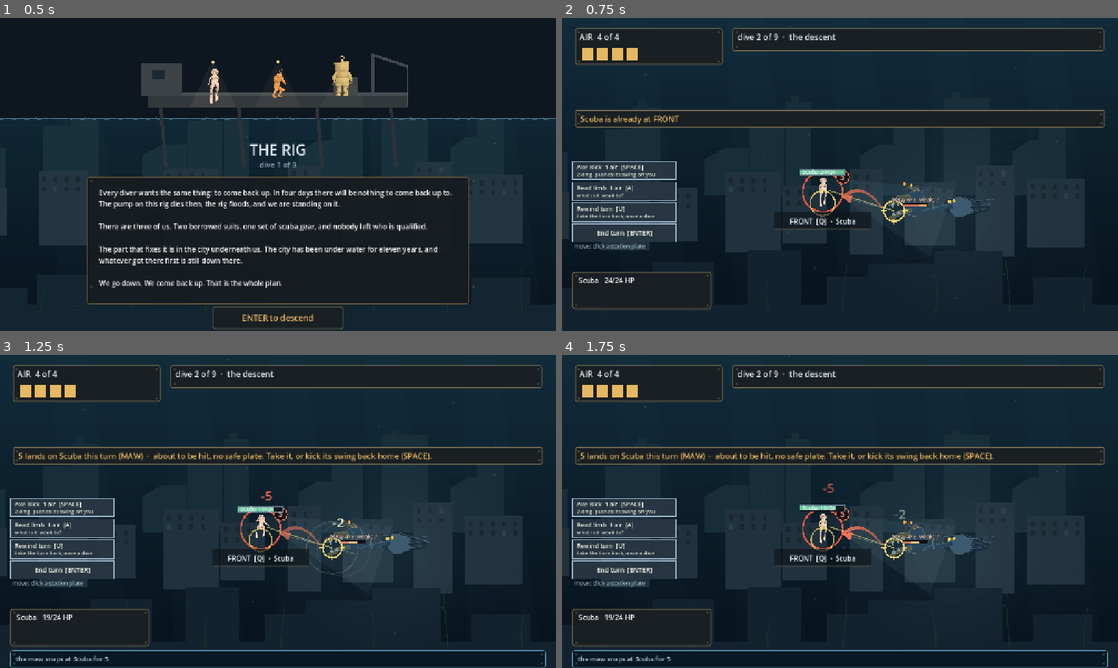
Above: before the commit, frames 1-4 (two rows, left to right).
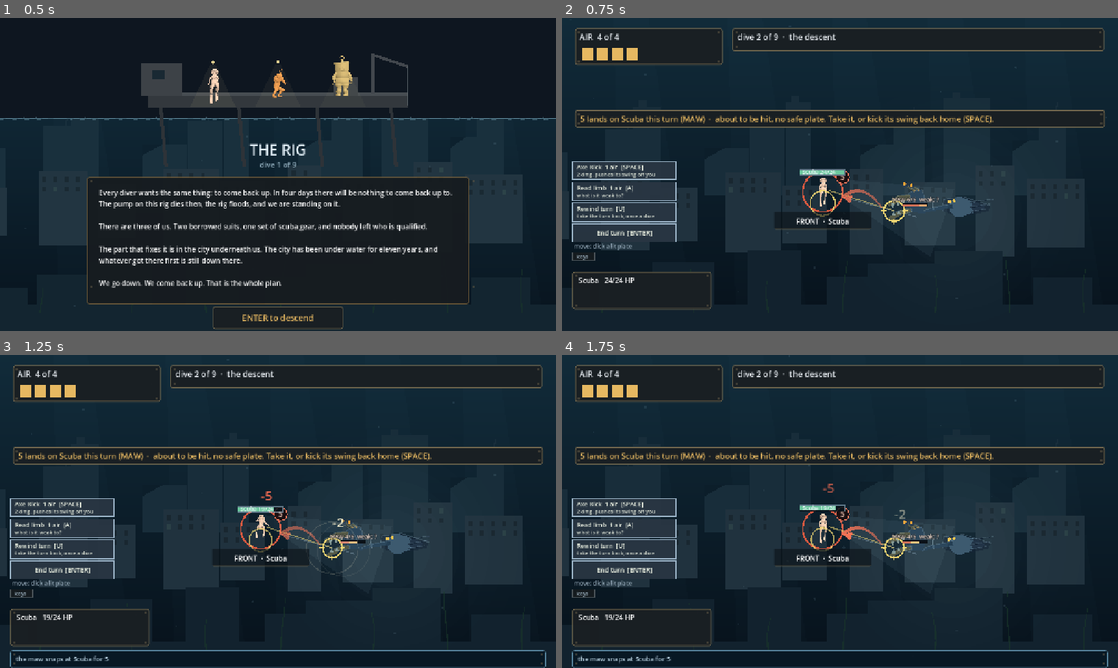
Above: after the commit, the same moments.

Repository: ImmortalDemonGod/salvage
Game: Godot game, scene res://game/main.tscn
Two runs of this game, one before a commit and one after it. Both use one fixed random seed, a clock stepped at 60 frames per second and the inputs below.
Inputs (mouse positions are in pixels of both pictures, inside the frame that each line leads up to):
- Up to frame 1 (0.5 s): no input
- Up to frame 2 (0.75 s): tap Enter at 0.5 s; move the mouse to (962, 158) at 0.52 s; hold Right from 0.53 s (still down); tap Tab at 0.6 s; click (962, 158) at 0.67 s
- Up to frame 3 (1.25 s): keep holding Right; tap Space at 0.77 s; tap Enter at 0.8 s
- Up to frame 4 (1.75 s): release Right at 1.25 s; drag from (728, 527) to (812, 574) at 1.27 s

Frame 1 is identical in both runs. In frame 2, 1.1% of the frame differs, in the area x 1-78%, y 31-78%; in frame 3, 0.3%; in frame 4, 0.3%.

Commit message:
the one-rule grammar: occupied is WHO, empty-lit is WHERE, the creature is WHAT
The team ruling built: a diver's body selects and only selects (whole
sprite, not a chest circle; your own sprite is transparent because
re-selecting yourself is a no-op and over the belly it shadowed the
creature); a plate wearing a diver's name selects that diver, which is
what a plate wearing a name promises; an empty lit plate moves; the
creature attacks; station rings stop being click targets. The keyboard
collapses to two advertised keys: TAB cycles divers, arrows walk a
gold pointer along the lit plates and ENTER goes there (browsing
destinations no longer spends the free move). The plate letters are
gone; a quiet keys button under the action column opens the full
shortcut list; every old key stays bound and silent. Hint gate speaks
the new grammar; door gate green with 15 keys.

Known red, recorded: verify/mouserun.mjs cannot finish fight1 under
the new grammar. The sim mirror proves every verb lands by click, so
this is the blind driver's policy (its sweep decides its attack
station by accident), not the game; the driver is queued for a rewrite
at the end of the sprint, after the team-facing features.

Diff:
--- a/game/main.gd
+++ b/game/main.gd
@@ -773,8 +773,7 @@
 				break
 		if safe_far >= 0 and combat.can_move_now(int(d.id)):
 			_hint_station = safe_far
-			return "Nothing in reach from this station. Move to the glowing plate (press %s), or click it.%s" % [
-				["Q", "W", "E", "R", "T"][safe_far],
+			return "Nothing in reach from this station. Click the glowing plate, or arrows then ENTER.%s" % [
 				" Moving is free." if combat.move_cost(int(d.id)) == 0 else " A second move costs 1 air."]
 		return "Press ENTER to end the turn."
 	# standing somewhere an attack is about to land
@@ -883,8 +882,7 @@
 				break
 	if refuge >= 0 and combat.can_move_now(int(d.id)):
 		_hint_station = refuge
-		var t := "%s  ·  about to be hit: Move to the glowing plate (press %s)" % [
-			_incoming(d), ["Q", "W", "E", "R", "T"][refuge]]
+		var t := "%s  ·  about to be hit: Move to the glowing plate (click it)" % _incoming(d)
 		return t + ("   " + kill + "." if kill != "" else ".")
 	if kill != "":
 		var only: String = kill.trim_prefix("or ")
@@ -1166,7 +1164,7 @@
 		for od in combat.divers:
 			if not od.down and int(od.station) == i:
 				occ_name = "  ·  %s" % String(od.dname)
-		lbl.text = "%s  [%s]%s" % [Combat.STATION_NAMES[i], String(keys2[i]), occ_name]
+		lbl.text = "%s%s" % [Combat.STATION_NAMES[i], occ_name]
 	# A cut line must READ as a cut line. This showed "AIR 3 / 3" after the
 	# umbilical rule fired, so the pool and its ceiling shrank together and
 	# the player could not tell anything had been taken from them.
@@ -1367,6 +1365,27 @@
 # Every sim-legal action has a button; the keyboard is a shortcut for the
 # same dispatcher. Legality is answered by trying the action on a CLONE,
 # so the greyed state can never disagree with what a press would do.
+func _keys_rect() -> Rect2:
+	return Rect2(Vector2(BAR_X, BAR_TOP + float(bar_buttons().size()) * (BAR_H + BAR_GAP) + 16.0), Vector2(52.0, 20.0))
+
+func _lit_stations() -> Array:
+	var out: Array = []
+	if combat == null or combat.outcome != "ongoing":
+		return out
+	var d = combat.divers[selected]
+	if d.down or not combat.can_move_now(selected):
+		return out
+	for st in combat.OPEN_STATIONS:
+		if int(st) == int(d.station):
+			continue
+		var busy := false
+		for o in combat.divers:
+			if not o.down and int(o.station) == int(st):
+				busy = true
+		if not busy:
+			out.append(int(st))
+	return out
+
 func action_legal(id: String) -> bool:
 	if combat == null or combat.outcome != "ongoing":
 		return false
@@ -1443,6 +1462,9 @@
 var _dive := 0.0        # seconds left of the descent between beats
 var _won := ""
 var _hint_station := -1
+# the arrow-highlight: which lit destination the arrows are pointing at
+var _arrow_pick := -1
+var _keys_menu := false
 
 func _after() -> void:
 	if combat != null and combat.outcome != "ongoing":
@@ -1491,21 +1513,33 @@
 		KEY_SPACE: player_ability(0)
 		KEY_F: player_ability(1)
 		KEY_LEFT, KEY_RIGHT:
-			# step along the open stations, because a player who does not
-			# know the letters yet still knows the arrows
+			# arrows point, ENTER goes: stepping used to MOVE instantly,
+			# which made browsing destinations spend the free move. The
+			# arrows now walk a highlight along the legal (lit) plates.
 			if combat != null:
-				var open: Array = combat.OPEN_STATIONS
-				var at: int = open.find(int(combat.divers[selected].station))
+				var legal2: Array = _lit_stations()
+				if legal2.is_empty():
+					return
+				var cur: int = legal2.find(_arrow_pick)
 				var step: int = -1 if k == KEY_LEFT else 1
-				if at >= 0:
-					player_move(int(open[posmod(at + step, open.size())]))
+				_arrow_pick = int(legal2[posmod(cur + step, legal2.size())]) if cur >= 0 else int(legal2[0])
+				queue_redraw()
+		KEY_TAB:
+			if combat != null and combat.divers.size() > 0:
+				_select(posmod(selected + 1, combat.divers.size()))
+				_arrow_pick = -1
+				_refresh()
 		KEY_UP, KEY_DOWN:
 			if combat != null and combat.divers.size() > 1:
 				_select(posmod(selected + (1 if k == KEY_DOWN else -1), combat.divers.size()))
+				_arrow_pick = -1
 				_refresh()
 		KEY_ENTER:
 			if combat == null:
 				run.advance(); combat = run.combat; selected = 0; _refresh()
+			elif _arrow_pick >= 0:
+				player_move(_arrow_pick)
+				_arrow_pick = -1
 			else:
 				player_end_turn()
 
@@ -1975,6 +2009,10 @@
 	if combat == null:
 		run.advance(); combat = run.combat; selected = 0; _refresh()
 		return
+	if _keys_rect().has_point(at):
+		_keys_menu = not _keys_menu
+		queue_redraw()
+		return
 	# the action bar first: it sits over nothing else clickable
 	var btns: Array = bar_buttons()
 	for i in range(btns.size()):
@@ -1987,49 +2025,48 @@
 			_select(i)
 			_refresh()
 			return
-	# a diver's body selects the diver; the third playtest clicked bodies
-	# expecting exactly that and moved someone instead. The SELECTED
-	# diver's body falls through to the attack path: with UNDER below the
-	# belly, its occupant's select radius shadowed the whole creature and
-	# mouse attacks silently died (the mouserun gate caught it as fifteen
-	# turns of clicks that never landed)
+	# THE ONE-RULE GRAMMAR (team ruling, Aug 7): occupied = WHO,
+	# empty-lit = WHERE, creature = WHAT. A diver's body SELECTS, always
+	# and only: two clicks 30px apart on one sprite doing different verbs
+	# is what the artist and his brother both hit. Whole-sprite zone, not
+	# a chest circle.
 	for i in range(combat.divers.size()):
 		var dd = combat.divers[i]
-		if i != selected and not dd.down and at.distance_to(diver_foot(dd) + Vector2(0, -40)) < 30.0:
+		if dd.down or i == selected:
+			# your own sprite is transparent: re-selecting yourself is a
+			# no-op, and over the belly it shadowed the creature (the
+			# mouserun gate caught that once already)
+			continue
+		var foot: Vector2 = diver_foot(dd)
+		if Rect2(foot + Vector2(-34.0, -104.0), Vector2(68.0, 116.0)).has_point(at):
 			_select(i)
 			_refresh()
 			return
-	# the ground plates are the movement handles: labeled, keyed, and
-	# glowing when the prompt points at one. They exist because UNDER now
-	# sits beneath the belly, where a bare click radius and the creature's
-	# own body fought over the same pixels (clicking the crab MOVED you
-	# under it; the mouserun gate caught fifteen turns of that)
+	# a plate wearing a diver's name selects that diver, which is what a
+	# plate wearing a name promises. An empty open plate is a move
+	# destination for the selected diver; your own plate swings.
 	for st in range(5):
 		if not combat.station_open(st):
 			continue
 		var chip: Control = ui_stations[st]
 		if chip.visible and Rect2(chip.position, chip.size).has_point(at):
-			var d0 = combat.divers[selected]
-			if int(d0.station) == st:
+			var occ := -1
+			for i2 in range(combat.divers.size()):
+				if not combat.divers[i2].down and int(combat.divers[i2].station) == st:
+					occ = i2
+			if occ == selected and occ >= 0:
 				player_ability(0)
+			elif occ >= 0:
+				_select(occ)
+				_refresh()
 			else:
 				player_move(st)
 			return
-	# the creature before bare station rings: a click on the body is the
-	# attack, from wherever the selected diver stands
+	# the creature is the attack, from wherever the selected diver stands.
+	# Station rings are not click targets any more: one target per verb.
 	if at.distance_to(_body_at()) < 130.0:
 		player_ability(0)
 		return
-	for st in range(5):
-		if not combat.station_open(st):
-			continue
-		if at.distance_to(place(st)) < 44.0:
-			var d = combat.divers[selected]
-			if int(d.station) == st:
-				player_ability(0)
-			else:
-				player_move(st)
-			return
 
 func here_free(_st: int) -> String:
 	return ""
@@ -2090,19 +2127,13 @@
 	var foot: Vector2 = diver_foot(d) + fx.diver_offset(int(d.id)) + fx.idle(int(d.id))
 	draw_arc(foot + Vector2(0, 4), 26.0 + 3.0 * t, 0, TAU, 30, Color(0.95, 0.85, 0.45, 0.65 + 0.3 * t), 3.0)
 	# 2. where they can go: a breathing dashed halo on every legal move
-	if combat.can_move_now(selected):
-		for st in combat.OPEN_STATIONS:
-			if int(st) == int(d.station):
-				continue
-			var busy := false
-			for o in combat.divers:
-				if not o.down and int(o.station) == int(st):
-					busy = true
-			if busy:
-				continue
-			var c0: Vector2 = place(int(st)) + Vector2(0, 22)
-			draw_circle(c0, 34.0 + 3.0 * t, Color(0.45, 0.85, 0.72, 0.13 + 0.06 * t))
-			draw_circle(c0, 5.0, Color(0.55, 0.90, 0.78, 0.8))
+	for st in _lit_stations():
+		var c0: Vector2 = place(int(st)) + Vector2(0, 22)
+		draw_circle(c0, 34.0 + 3.0 * t, Color(0.45, 0.85, 0.72, 0.13 + 0.06 * t))
+		draw_circle(c0, 5.0, Color(0.55, 0.90, 0.78, 0.8))
+		if int(st) == _arrow_pick:
+			# the arrows' pointer: ENTER moves here
+			draw_arc(c0, 42.0 + 3.0 * t, 0, TAU, 32, Color(0.95, 0.85, 0.45, 0.9), 3.0)
 	# 3. what SPACE would do: a reticle on the target and a preview chunk
 	var lb: int = combat.target_limb(d)
 	if lb >= 0 and not combat.limb_broken[lb]:
@@ -2162,8 +2193,30 @@
 	var btns: Array = bar_buttons()
 	var dfm: Font = ThemeDB.fallback_font
 	var mv_y: float = BAR_TOP + float(bar_buttons().size()) * (BAR_H + BAR_GAP) + 8.0
-	draw_string(dfm, Vector2(BAR_X + 4.0, mv_y), "move: click a station plate",
+	draw_string(dfm, Vector2(BAR_X + 4.0, mv_y), "move: click a lit plate",
 		HORIZONTAL_ALIGNMENT_LEFT, -1, 13, Color(0.62, 0.70, 0.76))
+	var kb := _keys_rect()
+	draw_rect(kb, Color(0.09, 0.11, 0.12, 0.9))
+	draw_rect(kb, Color(0.38, 0.42, 0.44, 0.7), false, 1.0)
+	draw_string(dfm, kb.position + Vector2(10, 15), "keys", HORIZONTAL_ALIGNMENT_LEFT, -1, 12,
+		Color(0.62, 0.70, 0.76))
+	if _keys_menu:
+		var mkb := Rect2(Vector2(BAR_X, 116.0), Vector2(300.0, 196.0))
+		draw_rect(mkb, Color(0.05, 0.07, 0.09, 0.96))
+		draw_rect(mkb, Color(0.55, 0.62, 0.68, 0.9), false, 2.0)
+		var lines := [
+			"TAB      next diver",
+			"arrows   point at a lit plate",
+			"ENTER    go there / end turn",
+			"SPACE    first ability",
+			"F        second ability",
+			"A        read the limb",
+			"U        rewind, once a dive",
+			"1-3, QWERT   old shortcuts",
+		]
+		for li in range(lines.size()):
+			draw_string(dfm, mkb.position + Vector2(12, 24 + li * 21), String(lines[li]),
+				HORIZONTAL_ALIGNMENT_LEFT, -1, 13, Color(0.80, 0.86, 0.90))
 	var df: Font = ThemeDB.fallback_font
 	for i in range(btns.size()):
 		var b: Dictionary = btns[i]
--- a/verify/hint.gd
+++ b/verify/hint.gd
@@ -69,26 +69,24 @@
 	# any hint that tells the player to move or to hit must do so in a form
 	# this check can verify. Vague direction is not allowed to hide.
 	var directive := text.find("Move to") >= 0 or text.find("press ") >= 0 or text.find("Press ") >= 0
-	var checkable := RegEx.create_from_string("Move to the glowing plate \\(press [A-Z]\\)").search(text) != null \
+	var checkable := text.find("Move to the glowing plate (click it)") >= 0 \
+		or text.find("Click the glowing plate, or arrows then ENTER") >= 0 \
 		or RegEx.create_from_string("[Pp]ress (SPACE|F|A|ENTER|[0-9]) ").search(text) != null \
 		or RegEx.create_from_string("[Pp]ress (SPACE|F|ENTER|[0-9])\\.").search(text) != null \
 		or RegEx.create_from_string("[Pp]ress (SPACE|F|ENTER)$").search(text) != null
 	if directive and not checkable:
 		fail("%s: hint gives direction this check cannot verify, so nothing defends it: \"%s\"" % [enc_id, text])
 
-	# "Move to the glowing plate (press W)" -- the glow IS the name now;
-	# the audited claim is that the glowing station and the key agree,
-	# and everything else that was checked before still is.
-	var m := RegEx.create_from_string("Move to the glowing plate \\(press ([A-Z])\\)").search(text)
-	if m != null:
+	# "the glowing plate" -- the glow IS the name; the audited claims are
+	# that a plate is genuinely glowing, open, empty, affordable, and
+	# safe when the prompt is an escape.
+	if text.find("glowing plate") >= 0:
 		var st: int = int(scene._hint_station)
 		if st < 0:
 			fail("%s: prompt says move to the glowing plate and no plate is glowing" % enc_id)
 			return
 		var name := String(Combat.STATION_NAMES[st])
-		if KEYS[st] != m.get_string(1):
-			fail("%s: prompt tells the player to press %s for %s, whose key is %s" % [
-				enc_id, m.get_string(1), name, KEYS[st]])
+
 		if not c.station_open(st):
 			fail("%s: prompt sends %s to %s, which is not open here" % [enc_id, d.dname, name])
 		var escaping := text.find("about to be hit") >= 0
Not shown, added: site/index.apple-touch-icon.png.import
Not shown, added: site/index.icon.png.import
Not shown, added: site/index.png.import
Not shown, changed: verify/mouserun.mjs
